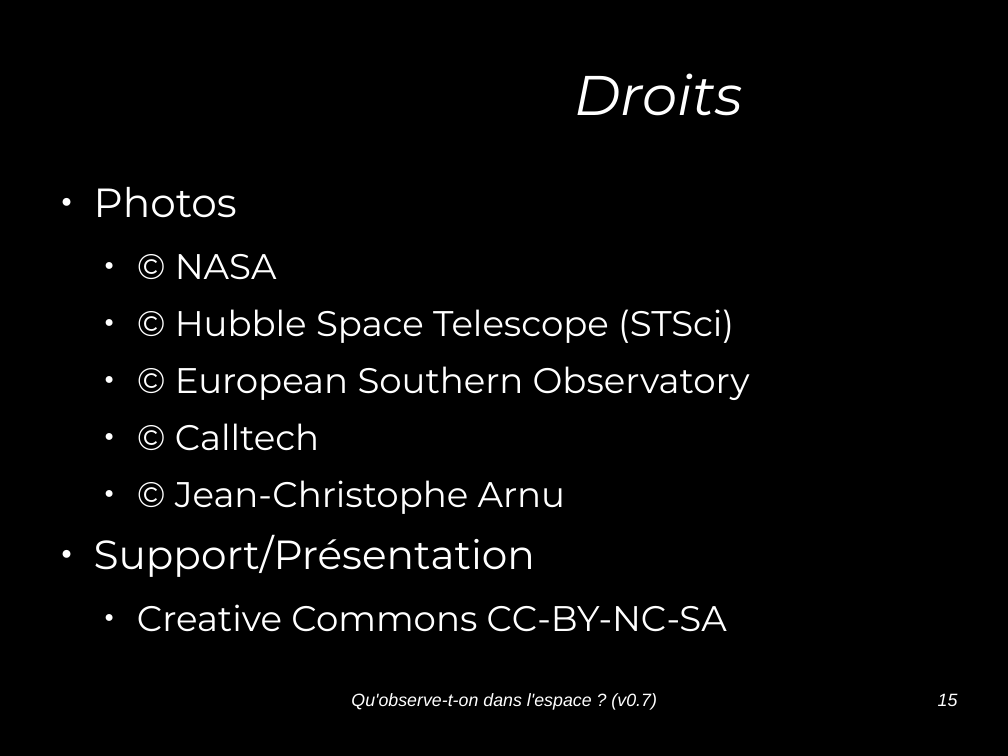
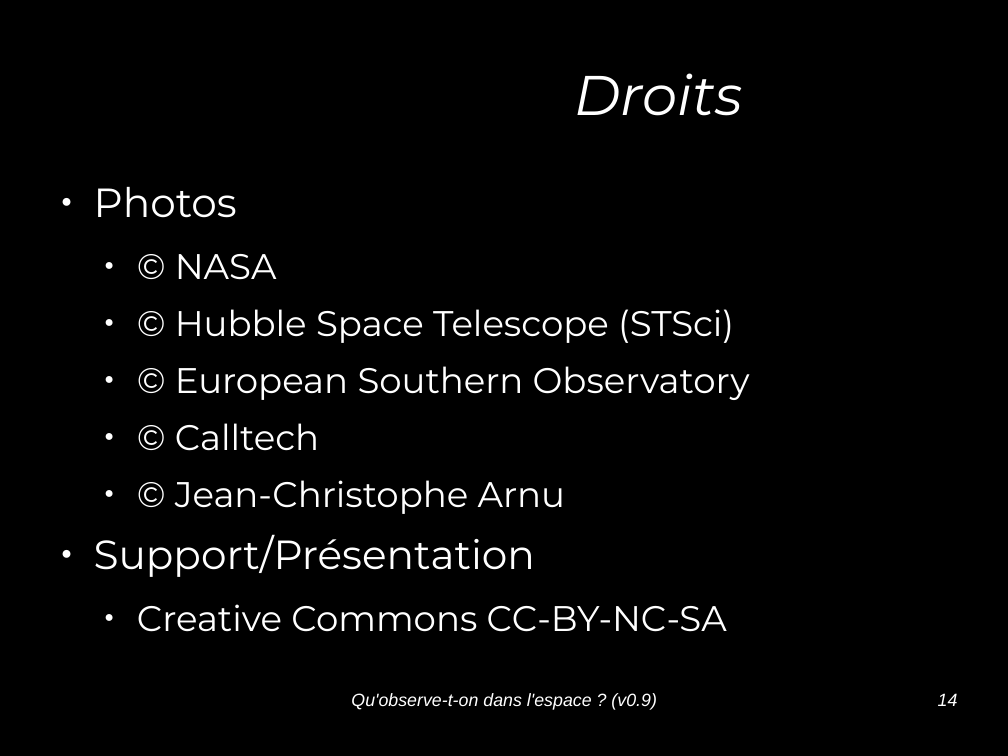
Before and after one commit to jcarnu/qf-astro, a slide deck: slide 14 of Ressources/Presentations/Qu_observe-t-on_dans_l_espace.odp (slide 15 before the commit). Drawn at 1008x756 pixels with LibreOffice and Linux fonts; fonts in the diff are those of the drawing; background and template pictures are left out. Boxes give left, top, right and bottom in pixels: in the first picture for what was removed or moved away, otherwise in the second. Text is boxed around its words. In the diff, an @@ line names an element or a change of style, - is before the commit and + after.

```diff
--- a/Ressources/Presentations/Qu_observe-t-on_dans_l_espace.odp
+++ b/Ressources/Presentations/Qu_observe-t-on_dans_l_espace.odp
@@ text at [351, 693, 656, 710]: text changed @@
-Qu'observe-t-on dans l'espace ? (v0.7)
+Qu'observe-t-on dans l'espace ? (v0.9)
@@ page number at [938, 693, 958, 706]: text changed @@
-15
+14
```
Also in this commit, not shown: 12 other slides changed, 1 slide added, 2 slides removed, 10 other files.
